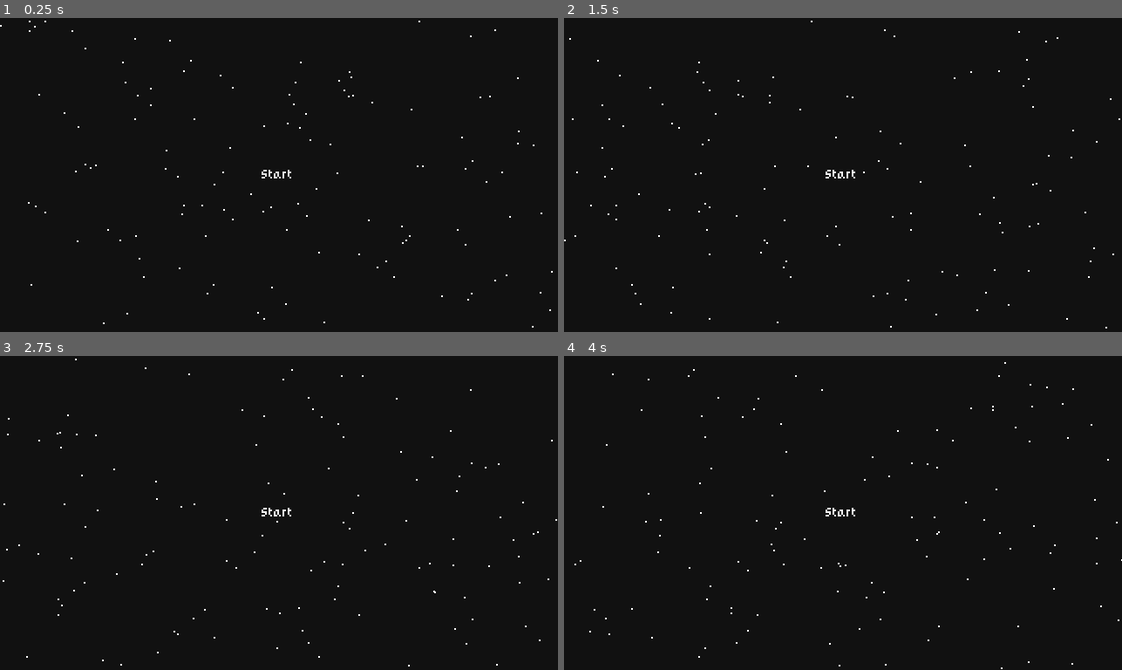
Above: before the commit, frames 1-4 (two rows, left to right).
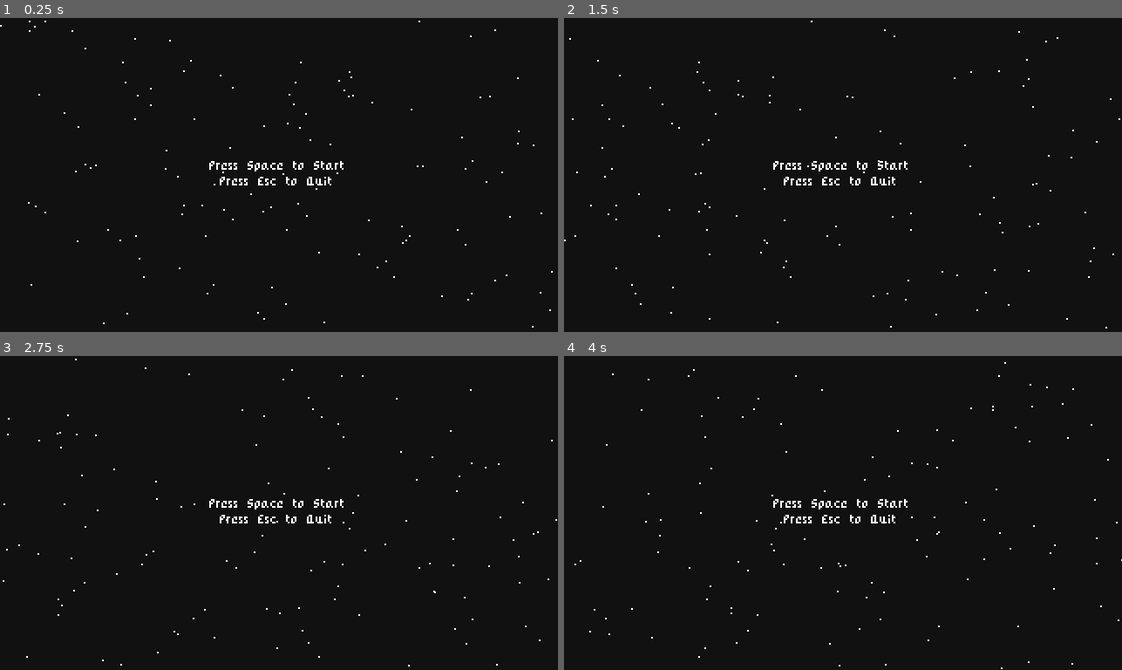
Above: after the commit, the same moments.

Repository: lufog/godot-heartbeast-space-shooter
Game: Godot game, scene res://start_menu/start_menu.tscn
The game is run twice, just before and just after one commit, with the same random seed, the same clock (stepped at 60 frames per second) and the same inputs.
Inputs (mouse positions are in pixels of both pictures, inside the frame that each line leads up to):
- Up to frame 1 (0.25 s): no input
- Up to frame 2 (1.5 s): click (843, 175) at 0.5 s, where only the run before the commit has a clickable "Start"; click (843, 175) at 1.25 s, where only the run before the commit has a clickable "Start"
- Up to frame 3 (2.75 s): tap Space at 2 s; hold Up (ui_up) from 2.03 s (still down); tap Enter (ui_accept) at 2.1, 2.27, 2.57 s
- Up to frame 4 (4 s): tap Space at 2.75, 3.5 s; release Up (ui_up) at 2.78 s; hold Down (ui_down) 2.78-3.53 s; tap Enter (ui_accept) at 2.85, 3.02, 3.32, 3.6 s; hold Up (ui_up) from 3.53 s (still down)

The runs differ from the first frame. In frame 1, 0.4% of the frame differs, in the area x 37-62%, y 45-54%; in frame 2, 0.4%; in frame 3, 0.4%; in frame 4, 0.4%.
Error before the commit: Invalid call. Nonexistent function 'change_scene' in base 'SceneTree'. (res://start_menu/start_menu.gd:5)
Error after the commit: Invalid call. Nonexistent function 'change_scene' in base 'SceneTree'. (res://start_menu/start_menu.gd:9)

Commit message:
Part 19

Diff:
--- /dev/null
+++ b/default_bus_layout.tres
@@ -0,0 +1,15 @@
+[gd_resource type="AudioBusLayout" format=3 uid="uid://vc8ion3fwws7"]
+
+[resource]
+bus/1/name = &"Music"
+bus/1/solo = false
+bus/1/mute = false
+bus/1/bypass_fx = false
+bus/1/volume_db = -2.11474
+bus/1/send = &"Master"
+bus/2/name = &"Sounds"
+bus/2/solo = false
+bus/2/mute = false
+bus/2/bypass_fx = false
+bus/2/volume_db = -4.003
+bus/2/send = &"Master"
--- a/explosion_effect/explosion_effect.tscn
+++ b/explosion_effect/explosion_effect.tscn
@@ -54,3 +54,4 @@
 [node name="ExplodeSound" type="AudioStreamPlayer" parent="."]
 stream = ExtResource("3_w7q6u")
 autoplay = true
+bus = &"Sounds"
--- /dev/null
+++ b/game_over_screen/game_over_screen.gd
@@ -0,0 +1,6 @@
+extends Node
+
+
+func _process(_delta: float) -> void:
+	if Input.is_action_just_pressed("ui_cancel"):
+		get_tree().change_scene("res://start_menu/start_menu.tscn")
--- /dev/null
+++ b/game_over_screen/game_over_screen.tscn
@@ -0,0 +1,64 @@
+[gd_scene load_steps=4 format=3 uid="uid://dvrvqs2h1n8va"]
+
+[ext_resource type="FontFile" uid="uid://c2nvgcl8v5xn" path="res://fonts/pixel_rpg.ttf" id="1_6g73b"]
+[ext_resource type="Script" path="res://game_over_screen/game_over_screen.gd" id="1_u8t3j"]
+
+[sub_resource type="ParticlesMaterial" id="ParticlesMaterial_wdhrd"]
+emission_shape = 3
+emission_box_extents = Vector3(1, 90, 1)
+particle_flag_disable_z = true
+direction = Vector3(-1, 0, 0)
+spread = 0.0
+gravity = Vector3(0, 0, 0)
+initial_velocity_min = 50.0
+initial_velocity_max = 100.0
+orbit_velocity_min = 0.0
+orbit_velocity_max = 0.0
+
+[node name="GameOverScreen" type="Node"]
+script = ExtResource("1_u8t3j")
+
+[node name="Background" type="ColorRect" parent="."]
+anchor_right = 1.0
+anchor_bottom = 1.0
+color = Color(0.0666667, 0.0666667, 0.0666667, 1)
+
+[node name="StarParticles" type="GPUParticles2D" parent="."]
+position = Vector2(320, 90)
+amount = 200
+lifetime = 7.0
+preprocess = 7.0
+process_material = SubResource("ParticlesMaterial_wdhrd")
+
+[node name="GameOverLabel" type="Label" parent="."]
+offset_left = 100.0
+offset_top = 60.0
+offset_right = 220.0
+offset_bottom = 80.0
+theme_override_fonts/font = ExtResource("1_6g73b")
+theme_override_font_sizes/font_size = 6
+text = "Game Over"
+horizontal_alignment = 1
+vertical_alignment = 1
+
+[node name="HighscoreLabel" type="Label" parent="."]
+offset_left = 100.0
+offset_top = 80.0
+offset_right = 220.0
+offset_bottom = 100.0
+theme_override_fonts/font = ExtResource("1_6g73b")
+theme_override_font_sizes/font_size = 6
+text = "Highscore : 0"
+horizontal_alignment = 1
+vertical_alignment = 1
+
+[node name="EscLabel" type="Label" parent="."]
+offset_left = 60.0
+offset_top = 160.0
+offset_right = 260.0
+offset_bottom = 180.0
+theme_override_fonts/font = ExtResource("1_6g73b")
+theme_override_font_sizes/font_size = 6
+text = "Press Esc to return to menu"
+horizontal_alignment = 1
+vertical_alignment = 1
--- a/hit_effect/hit_effect.tscn
+++ b/hit_effect/hit_effect.tscn
@@ -29,6 +29,7 @@
 [node name="HitSound" type="AudioStreamPlayer" parent="."]
 stream = ExtResource("1_ncrni")
 autoplay = true
+bus = &"Sounds"
 
 [node name="LifetimeTimer" type="Timer" parent="."]
 wait_time = 0.3
--- a/laser/laser.tscn
+++ b/laser/laser.tscn
@@ -23,5 +23,6 @@
 [node name="LaserSound" type="AudioStreamPlayer" parent="."]
 stream = ExtResource("3_ym46a")
 autoplay = true
+bus = &"Sounds"
 
 [connection signal="screen_exited" from="VisibleNotifier" to="." method="queue_free"]
--- /dev/null
+++ b/music_player/music_player.tscn
@@ -0,0 +1,8 @@
+[gd_scene load_steps=2 format=3]
+
+[ext_resource type="AudioStream" path="res://music_player/music/music.ogg" id="1_p2ugg"]
+
+[node name="MusicPlayer" type="AudioStreamPlayer"]
+stream = ExtResource("1_p2ugg")
+autoplay = true
+bus = &"Music"
--- a/project.godot
+++ b/project.godot
@@ -25,6 +25,10 @@
 config/features=PackedStringArray("4.0", "Vulkan Clustered")
 config/icon="res://icon.png"
 
+[autoload]
+
+MusicPlayer="*res://music_player/music_player.tscn"
+
 [display]
 
 window/size/viewport_width=320
--- a/ship/ship.gd
+++ b/ship/ship.gd
@@ -1,14 +1,12 @@
 extends Area2D
 
+
+signal player_died
 
 const EXPLOSION_EFFECT_SCENE: PackedScene = preload("res://explosion_effect/explosion_effect.tscn")
 const LASER_SCENE: PackedScene = preload("res://laser/laser.tscn")
 
 @export var speed: int = 100
-
-
-func _ready() -> void:
-	pass # Replace with function body.
 
 
 func _process(delta: float) -> void:
@@ -24,6 +22,7 @@
 	var explosion_effect := EXPLOSION_EFFECT_SCENE.instantiate() as Sprite2D
 	get_parent().add_child(explosion_effect)
 	explosion_effect.global_position = global_position
+	player_died.emit()
 
 
 func _on_area_entered(area: Area2D) -> void:
--- a/start_menu/start_menu.gd
+++ b/start_menu/start_menu.gd
@@ -1,5 +1,11 @@
 extends Node
 
 
-func _on_start_button_pressed() -> void:
-	get_tree().change_scene("res://world.tscn")
+@onready var _scene_tree := get_tree()
+
+
+func _process(_delta: float) -> void:
+	if Input.is_action_just_pressed("ui_accept"):
+		_scene_tree.change_scene("res://world.tscn")
+	if Input.is_action_just_pressed("ui_cancel"):
+		_scene_tree.quit()
--- a/start_menu/start_menu.tscn
+++ b/start_menu/start_menu.tscn
@@ -1,6 +1,6 @@
-[gd_scene load_steps=8 format=3 uid="uid://pn6gxudsyhx5"]
+[gd_scene load_steps=4 format=3 uid="uid://drvkxe7lfa0sk"]
 
-[ext_resource type="FontFile" uid="uid://c2nvgcl8v5xn" path="res://PixelRPG.ttf" id="1_2w6jc"]
+[ext_resource type="FontFile" uid="uid://c2nvgcl8v5xn" path="res://fonts/pixel_rpg.ttf" id="1_2w6jc"]
 [ext_resource type="Script" path="res://start_menu/start_menu.gd" id="1_hoh4v"]
 
 [sub_resource type="ParticlesMaterial" id="ParticlesMaterial_ii5rx"]
@@ -14,14 +14,6 @@
 initial_velocity_max = 100.0
 orbit_velocity_min = 0.0
 orbit_velocity_max = 0.0
-
-[sub_resource type="StyleBoxEmpty" id="StyleBoxEmpty_luyby"]
-
-[sub_resource type="StyleBoxEmpty" id="StyleBoxEmpty_cim4w"]
-
-[sub_resource type="StyleBoxEmpty" id="StyleBoxEmpty_ujv8b"]
-
-[sub_resource type="StyleBoxEmpty" id="StyleBoxEmpty_7l3wb"]
 
 [node name="StartMenu" type="Node"]
 script = ExtResource("1_hoh4v")
@@ -38,17 +30,18 @@
 preprocess = 7.0
 process_material = SubResource("ParticlesMaterial_ii5rx")
 
-[node name="StartButton" type="Button" parent="."]
-offset_left = 120.0
-offset_top = 80.0
-offset_right = 200.0
-offset_bottom = 100.0
+[node name="CenterContainer" type="CenterContainer" parent="."]
+anchor_right = 1.0
+anchor_bottom = 1.0
+
+[node name="MessageLabel" type="Label" parent="CenterContainer"]
+offset_left = 121.0
+offset_top = 81.0
+offset_right = 199.0
+offset_bottom = 99.0
 theme_override_fonts/font = ExtResource("1_2w6jc")
 theme_override_font_sizes/font_size = 6
-theme_override_styles/normal = SubResource("StyleBoxEmpty_luyby")
-theme_override_styles/hover = SubResource("StyleBoxEmpty_cim4w")
-theme_override_styles/pressed = SubResource("StyleBoxEmpty_ujv8b")
-theme_override_styles/focus = SubResource("StyleBoxEmpty_7l3wb")
-text = "Start"
-
-[connection signal="pressed" from="StartButton" to="." method="_on_start_button_pressed"]
+text = "Press Space to Start
+Press Esc to Quit"
+horizontal_alignment = 1
+vertical_alignment = 1
--- a/world.gd
+++ b/world.gd
@@ -11,3 +11,9 @@
 		score_label.text = str("Score: ", value)
 
 @onready var score_label: Label = $ScoreLabel
+@onready var _scene_tree := get_tree()
+
+
+func _on_ship_player_died() -> void:
+	await _scene_tree.create_timer(1).timeout
+	_scene_tree.change_scene("res://game_over_screen/game_over_screen.tscn")
--- a/world.tscn
+++ b/world.tscn
@@ -1,9 +1,9 @@
-[gd_scene load_steps=6 format=3 uid="uid://dpfxc7o3tu8oo"]
+[gd_scene load_steps=6 format=3 uid="uid://da3v4mtqhwacc"]
 
 [ext_resource type="Script" path="res://world.gd" id="1_jp0j4"]
 [ext_resource type="PackedScene" uid="uid://dfr3rl07rqm85" path="res://ship/ship.tscn" id="1_km65d"]
 [ext_resource type="PackedScene" uid="uid://craadsppmi4i" path="res://enemy_spawner.tscn" id="3_tmnff"]
-[ext_resource type="FontFile" uid="uid://c2nvgcl8v5xn" path="res://PixelRPG.ttf" id="4_372xy"]
+[ext_resource type="FontFile" uid="uid://c2nvgcl8v5xn" path="res://fonts/pixel_rpg.ttf" id="4_372xy"]
 
 [sub_resource type="ParticlesMaterial" id="ParticlesMaterial_fs7gc"]
 emission_shape = 3
@@ -47,3 +47,5 @@
 text = "Score: 0"
 horizontal_alignment = 1
 vertical_alignment = 1
+
+[connection signal="player_died" from="Ship" to="." method="_on_ship_player_died"]
Not shown, removed: Music.ogg.import
Renamed: PixelRPG.ttf -> fonts/pixel_rpg.ttf
Not shown, changed: fonts/pixel_rpg.ttf.import
Not shown, added: music_player/music/music.ogg.import
Not shown, added: music_player/music/music.ogg
